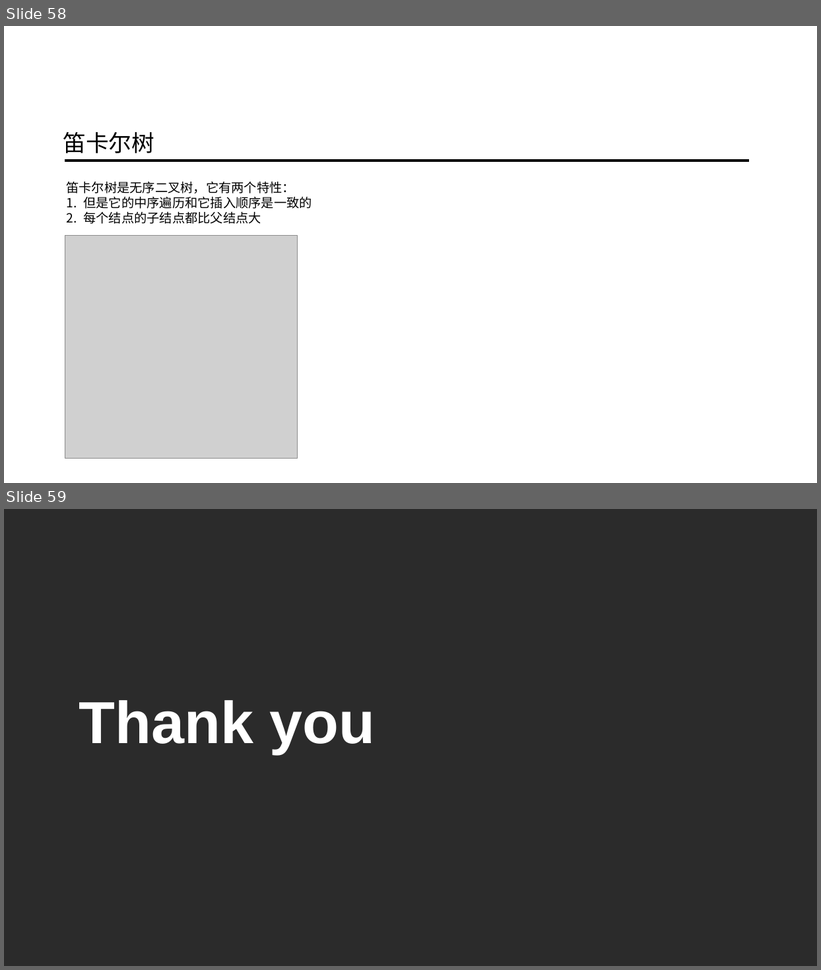
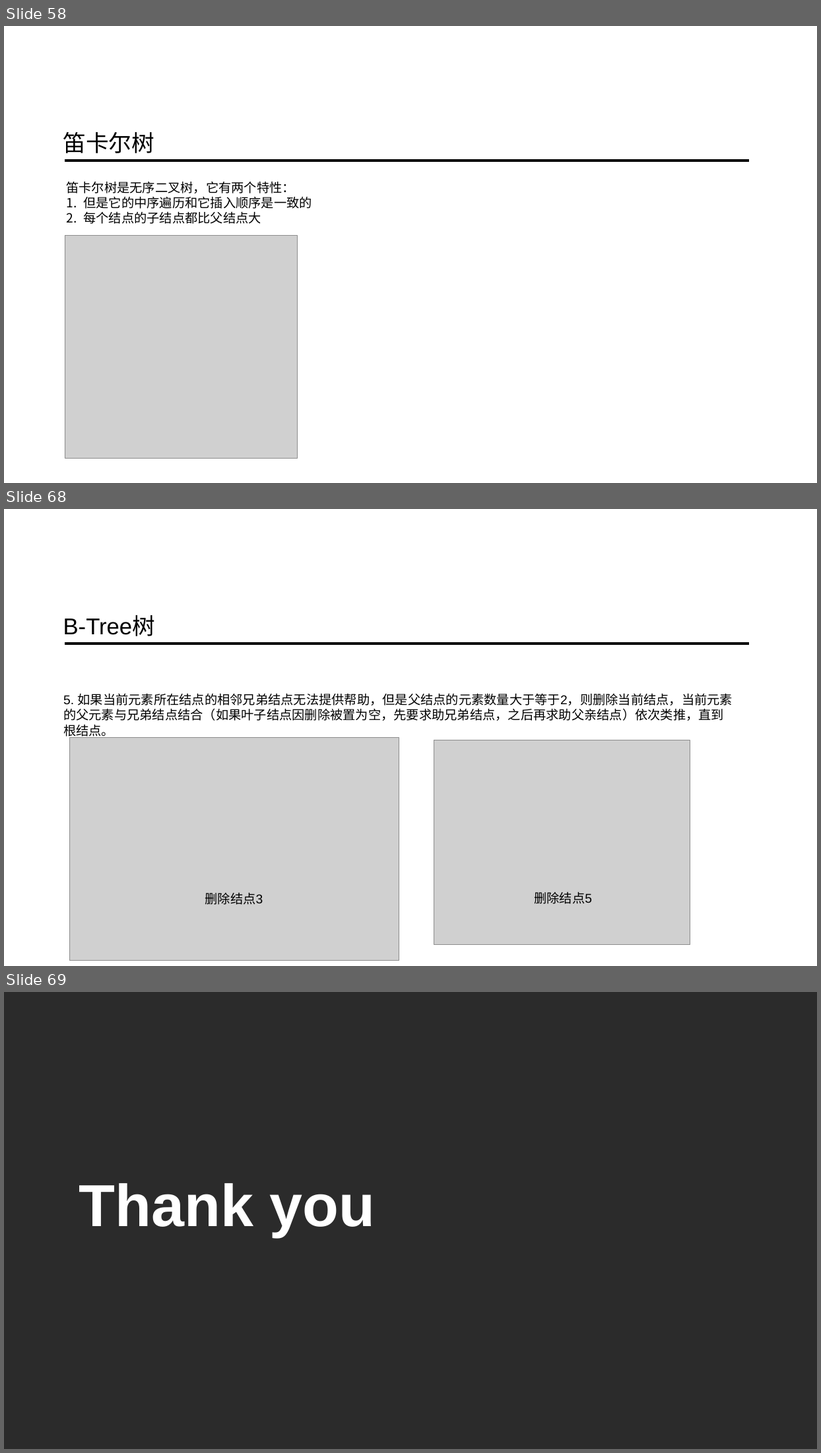
Before and after one commit to ainilili/data-structure-trees-demo, a slide deck: 数据结构之树.pptx. Shown one above the other, each under a label of ours: slides 58 and 59 before the commit, slides 58, 68 and 69 after it; the slides between them are not shown. The pictures are 821x970 and 821x1453 pixels, drawn with LibreOffice and Linux fonts; fonts in the diff are those of the drawing; grey boxes stand for pictures; background and template pictures are left out; a plain dark background stands for a picture behind light text. Boxes give left, top, right and bottom in pixels: in the first picture for what was removed or moved away, otherwise in the second. Text is boxed around its words. In the diff, an @@ line names an element or a change of style, - is before the commit and + after.

```diff
--- a/数据结构之树.pptx
+++ b/数据结构之树.pptx
@@ slide 68 added at (x1=4, y1=509, x2=817, y2=966), background picture (left out) @@
@@ text added at (x1=63, y1=616, x2=155, y2=636), 54 pt, text #000000 @@
+B-Tree树
@@ line added from (65, 644) to (749, 644), #000000 6.5 pt @@
@@ text added at (x1=63, y1=693, x2=733, y2=739), 30 pt, text #000000 @@
+5. 如果当前元素所在结点的相邻兄弟结点无法提供帮助，但是父结点的元素数量大于等于2，则删除当前结点，当前元素的父元素与兄弟结点结合（如果叶子结点因删除被置为空，先要求助兄弟结点，之后再求助父亲结点）依次类推，直到根结点。
@@ picture added at (x1=69, y1=737, x2=399, y2=960) @@
@@ picture added at (x1=434, y1=740, x2=690, y2=945) @@
@@ text added at (x1=205, y1=893, x2=263, y2=905), 30 pt, text #000000 @@
+删除结点3
@@ text added at (x1=534, y1=892, x2=592, y2=904), 30 pt, text #000000 @@
+删除结点5
@@ what was slide 59 is now slide 69 @@
```
Also in this commit, not shown: 1 slide changed, 9 other slides added.
